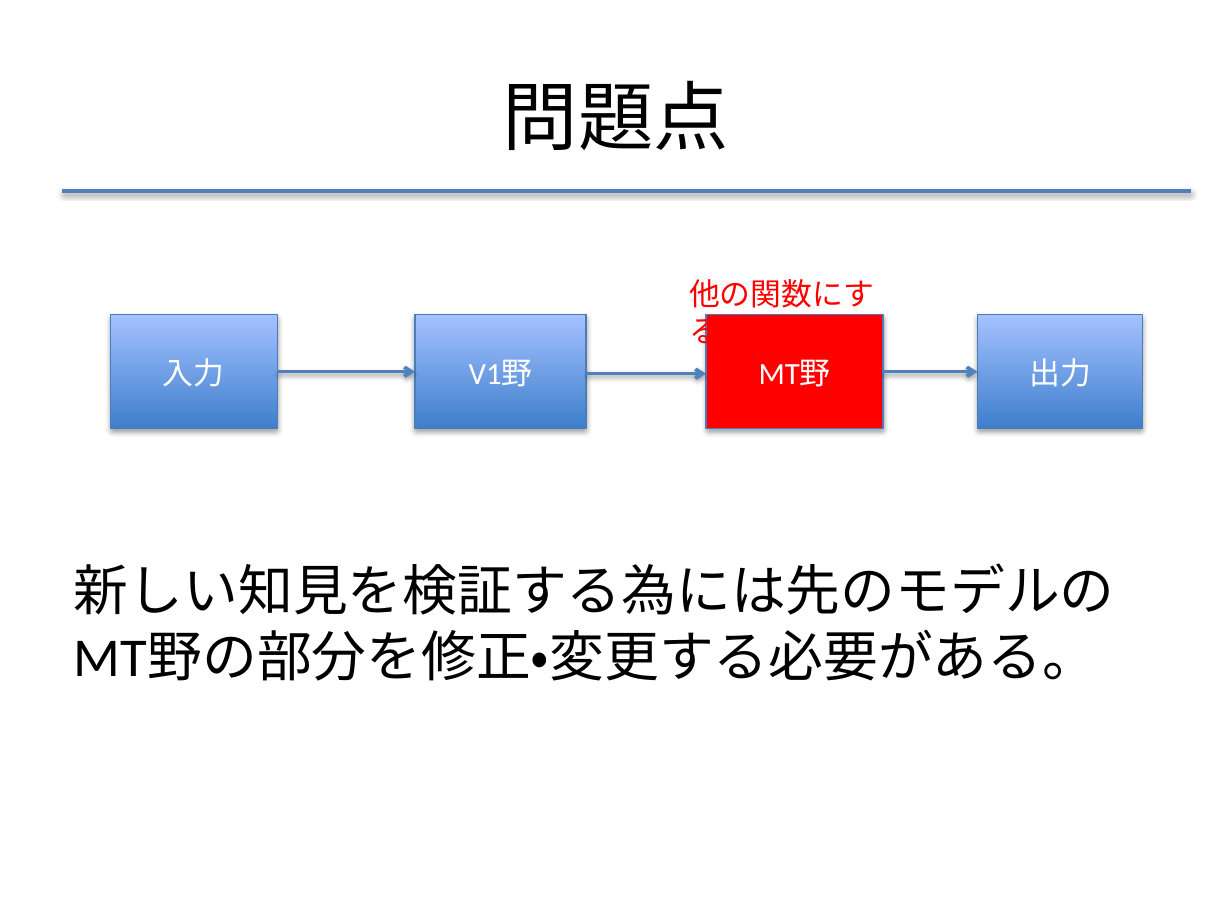
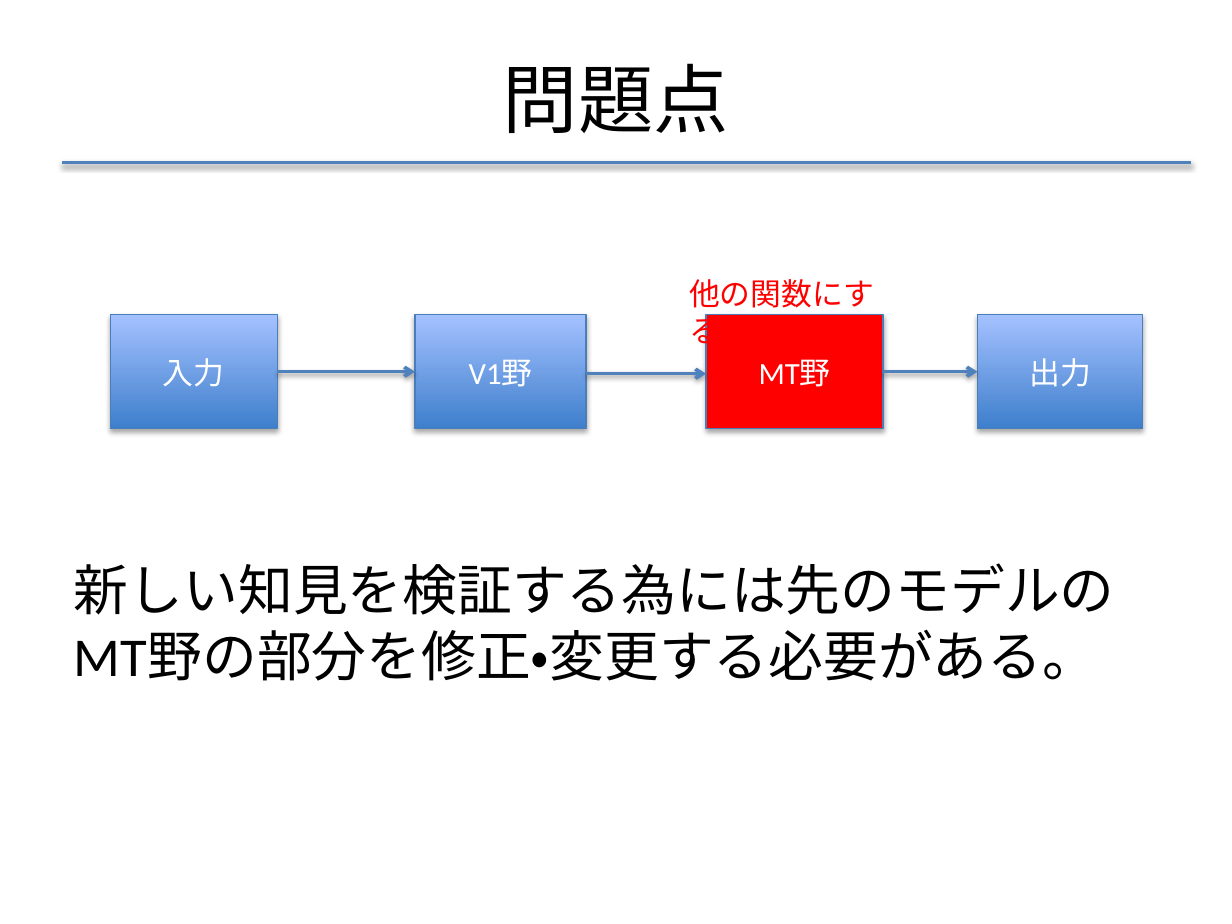
Before and after one commit to f-akazawa/akaz_uecdevelop, a slide deck: slide 8 of doc/中間発表資料.pptx. Drawn at 1232x924 pixels with LibreOffice and Linux fonts; fonts in the diff are those of the drawing. Boxes give left, top, right and bottom in pixels: in the first picture for what was removed or moved away, otherwise in the second. Text is boxed around its words. In the diff, an @@ line names an element or a change of style, - is before the commit and + after.

```diff
--- a/doc/中間発表資料.pptx
+++ b/doc/中間発表資料.pptx
@@ title "問題点": place and size @@
-title "問題点" at box(503, 80, 729, 150)
+title "問題点" at box(503, 63, 729, 133)
@@ line moved from (62, 191) - (1191, 191) to (62, 163) - (1191, 163) @@
```
Also in this commit, not shown: 5 other slides changed, 1 slide added, 1 slide removed.
